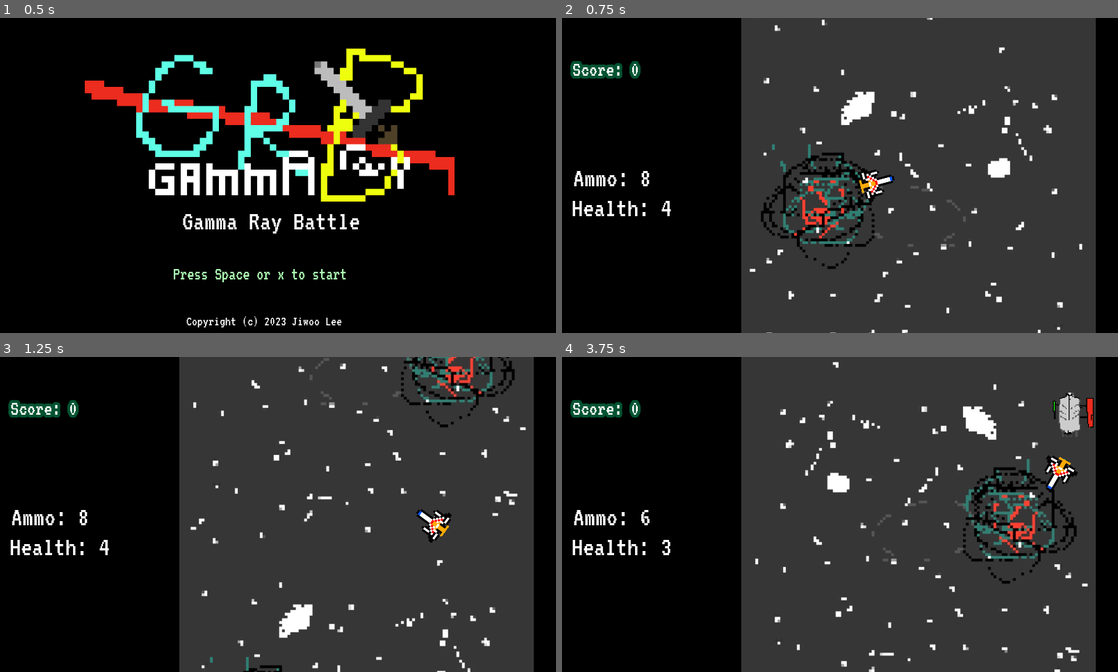
Above: before the commit, frames 1-4 (two rows, left to right).
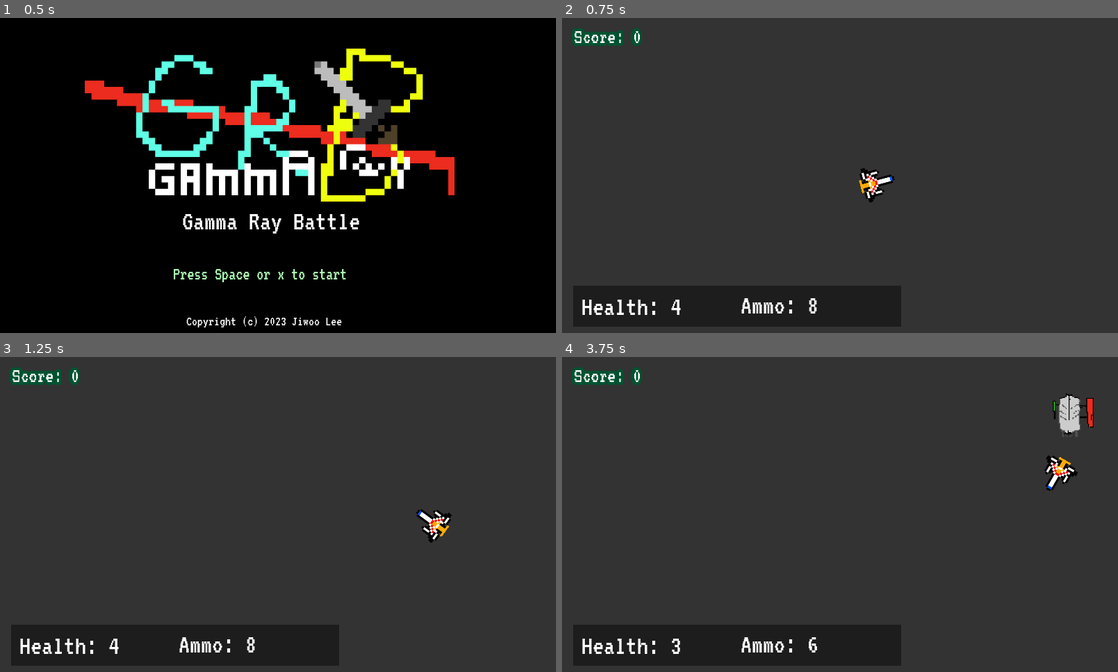
Above: after the commit, the same moments.

Repository: jiwookki/new-grBattle
Game: Godot game, scene res://mainscenes/Main.tscn
The game is run twice, just before and just after one commit, with the same random seed, the same clock (stepped at 60 frames per second) and the same inputs.
Inputs (mouse positions are in pixels of both pictures, inside the frame that each line leads up to):
- Up to frame 1 (0.5 s): no input
- Up to frame 2 (0.75 s): tap Space (player_shoot) at 0.5 s; move the mouse to (962, 159) at 0.52 s; hold D (movement_right) from 0.53 s (still down); tap Enter (ui_accept) at 0.6 s
- Up to frame 3 (1.25 s): keep holding D (movement_right); tap Enter (ui_accept) at 0.77, 1.07 s
- Up to frame 4 (3.75 s): move the mouse to (728, 530) at 1.27 s; release D (movement_right) at 1.28 s; hold S (movement_down) 1.28-2.03 s; tap Space (player_shoot) at 1.35, 2.85 s; tap Enter (ui_accept) at 1.52, 1.55, 1.82, 2.1, 3.02, 3.05, 3.32, 3.6 s; move the mouse to (895, 445) at 2.02 s; hold D (movement_right) 2.03-2.78 s; move the mouse to (812, 577) at 2.77 s; hold W (movement_up) 2.78-3.53 s; move the mouse to (1006, 561) at 3.52 s; hold A (movement_left) from 3.53 s (still down)

Frame 1 is identical in both runs. In frame 2, 44% of the frame differs, in the area x 0-100%, y 0-100%; in frame 3, 43%; in frame 4, 44%.

Commit message:
wip new positioning system

Diff:
--- a/mainscenes/Game.tscn
+++ b/mainscenes/Game.tscn
@@ -1,13 +1,10 @@
-[gd_scene load_steps=22 format=2]
+[gd_scene load_steps=19 format=2]
 
 [ext_resource path="res://sprites/delta1_1.png" type="Texture" id=1]
 [ext_resource path="res://scripts/player/PlayerMovement.gd" type="Script" id=2]
 [ext_resource path="res://scripts/ui/NumCounter.gd" type="Script" id=3]
 [ext_resource path="res://VT323-Regular.ttf" type="DynamicFontData" id=4]
 [ext_resource path="res://scripts/player/PlayerGun.gd" type="Script" id=5]
-[ext_resource path="res://sprites/backdrop2.jpg" type="Texture" id=6]
-[ext_resource path="res://sprites/backdrop.PNG" type="Texture" id=7]
-[ext_resource path="res://scripts/BGRender.gd" type="Script" id=8]
 [ext_resource path="res://audio/damaged.wav" type="AudioStream" id=9]
 [ext_resource path="res://scenes/Health.tscn" type="PackedScene" id=10]
 [ext_resource path="res://scenes/Enemy1.tscn" type="PackedScene" id=11]
@@ -37,6 +34,7 @@
 
 [sub_resource type="DynamicFont" id=2]
 size = 48
+outline_color = Color( 0, 0, 0, 1 )
 font_data = ExtResource( 4 )
 
 [sub_resource type="DynamicFont" id=4]
@@ -54,56 +52,45 @@
 [node name="CanvasModulate" type="CanvasModulate" parent="FadeOut"]
 
 [node name="Control" type="Control" parent="."]
-margin_right = 329.0
+margin_right = 977.0
 margin_bottom = 539.0
 
+[node name="ColorRect" type="ColorRect" parent="Control"]
+margin_left = 19.0
+margin_top = 462.0
+margin_right = 586.0
+margin_bottom = 533.0
+color = Color( 0, 0, 0, 0.423529 )
+
 [node name="AmmoDisp" type="Label" parent="Control"]
-margin_left = 19.0
-margin_top = 252.0
-margin_right = 210.0
-margin_bottom = 303.0
+margin_left = 308.0
+margin_top = 472.0
+margin_right = 499.0
+margin_bottom = 523.0
 custom_fonts/font = SubResource( 2 )
 text = "Ammo: "
 script = ExtResource( 3 )
 prefix = "Ammo: "
 
 [node name="ScoreCounter" type="Label" parent="Control"]
-margin_left = 18.0
-margin_top = 71.0
-margin_right = 209.0
-margin_bottom = 122.0
+margin_left = 21.0
+margin_top = 14.0
+margin_right = 212.0
+margin_bottom = 65.0
 custom_fonts/font = SubResource( 4 )
 text = "Score:"
 script = ExtResource( 3 )
 prefix = "Score: "
 
 [node name="HealthDisp" type="Label" parent="Control"]
-margin_left = 17.0
-margin_top = 304.0
-margin_right = 208.0
-margin_bottom = 355.0
+margin_left = 34.0
+margin_top = 474.0
+margin_right = 225.0
+margin_bottom = 525.0
 custom_fonts/font = SubResource( 2 )
 text = "Health:"
 script = ExtResource( 3 )
 prefix = "Health: "
-
-[node name="BackgroundDrawer" type="Node2D" parent="."]
-position = Vector2( -102, 0 )
-script = ExtResource( 8 )
-__meta__ = {
-"_edit_group_": true
-}
-scrollSpeed = 600
-
-[node name="BG1" type="Sprite" parent="BackgroundDrawer"]
-position = Vector2( 718, -306 )
-scale = Vector2( 0.85, 0.85 )
-texture = ExtResource( 6 )
-
-[node name="BG2" type="Sprite" parent="BackgroundDrawer"]
-position = Vector2( 718, 306 )
-scale = Vector2( 0.85, 0.85 )
-texture = ExtResource( 7 )
 
 [node name="Delta1" type="Area2D" parent="." groups=["player"]]
 position = Vector2( 498, 284 )
--- a/mainscenes/Main.tscn
+++ b/mainscenes/Main.tscn
@@ -21,6 +21,13 @@
 [node name="Control" type="Control"]
 anchor_right = 1.0
 anchor_bottom = 1.0
+
+[node name="ColorRect" type="ColorRect" parent="."]
+margin_left = -35.0
+margin_top = -22.0
+margin_right = 1050.0
+margin_bottom = 607.0
+color = Color( 0, 0, 0, 1 )
 
 [node name="TextureRect" type="TextureRect" parent="."]
 margin_left = 147.0
--- a/mainscenes/Tutorial.tscn
+++ b/mainscenes/Tutorial.tscn
@@ -43,6 +43,13 @@
 [node name="Control" type="Control"]
 anchor_right = 1.0
 anchor_bottom = 1.0
+
+[node name="ColorRect" type="ColorRect" parent="."]
+margin_left = -35.0
+margin_top = -22.0
+margin_right = 1050.0
+margin_bottom = 607.0
+color = Color( 0, 0, 0, 1 )
 
 [node name="Backdrop" type="Sprite" parent="."]
 position = Vector2( 239, 281 )
--- a/project.godot
+++ b/project.godot
@@ -9,7 +9,7 @@
 config_version=4
 
 _global_script_classes=[ {
-"base": "Node2D",
+"base": "Reference",
 "class": "Gun",
 "language": "GDScript",
 "path": "res://scripts/Gun.gd"
@@ -27,7 +27,10 @@
 [application]
 
 config/name="Gamma Ray Battle Demo"
+config/description="Best game guaranteed hours of \"enjoyment\"
+"
 run/main_scene="res://mainscenes/Main.tscn"
+boot_splash/bg_color=Color( 0.231373, 0.231373, 0.231373, 1 )
 config/icon="res://icon-128.png"
 config/windows_native_icon="res://icon-128.ico"
 
@@ -103,5 +106,5 @@
 quality/driver/driver_name="GLES2"
 quality/driver/fallback_to_gles2=true
 vram_compression/import_etc=true
-environment/default_clear_color=Color( 0, 0, 0, 1 )
+environment/default_clear_color=Color( 0.2, 0.2, 0.2, 1 )
 environment/default_environment="res://default_env.tres"
--- /dev/null
+++ b/scenes/BackgroundDrawer.tscn
@@ -0,0 +1,23 @@
+[gd_scene load_steps=4 format=2]
+
+[ext_resource path="res://scripts/BGRender.gd" type="Script" id=1]
+[ext_resource path="res://sprites/backdrop.PNG" type="Texture" id=2]
+[ext_resource path="res://sprites/backdrop2.jpg" type="Texture" id=3]
+
+[node name="BackgroundDrawer" type="Node2D"]
+position = Vector2( -102, 0 )
+script = ExtResource( 1 )
+__meta__ = {
+"_edit_group_": true
+}
+scrollSpeed = 600
+
+[node name="BG1" type="Sprite" parent="."]
+position = Vector2( 718, -306 )
+scale = Vector2( 0.85, 0.85 )
+texture = ExtResource( 3 )
+
+[node name="BG2" type="Sprite" parent="."]
+position = Vector2( 718, 306 )
+scale = Vector2( 0.85, 0.85 )
+texture = ExtResource( 2 )
